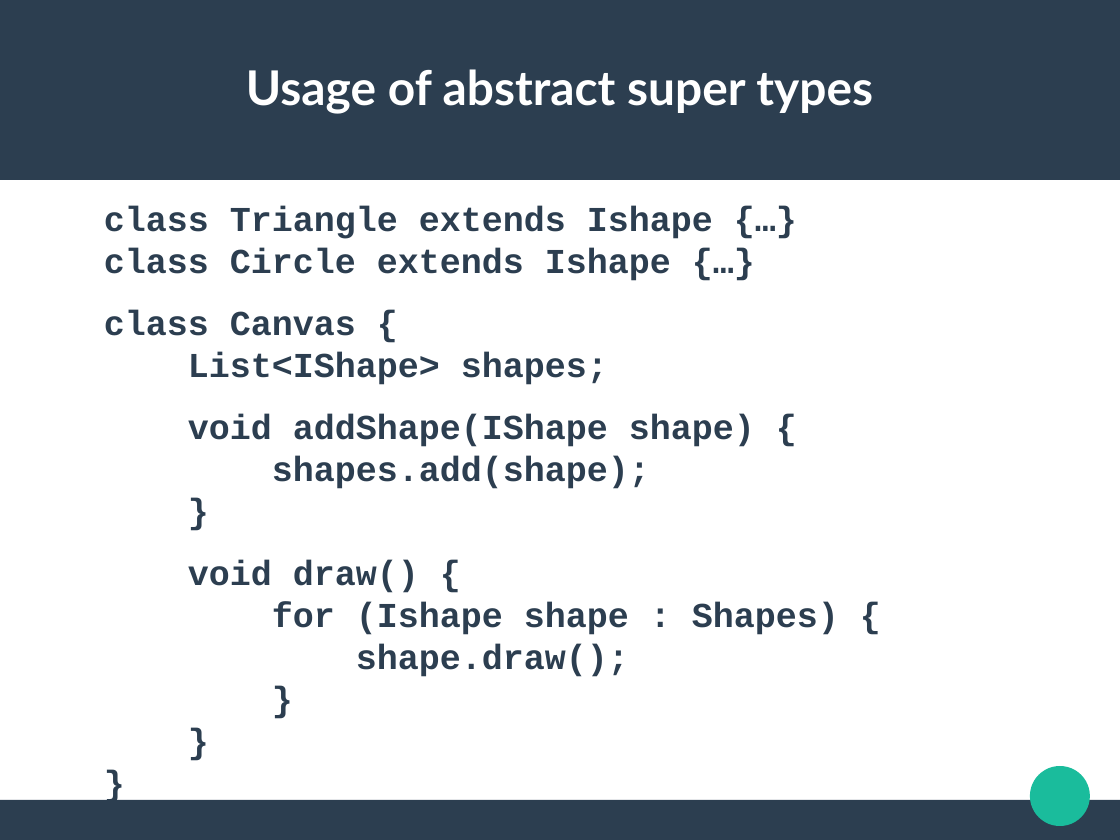
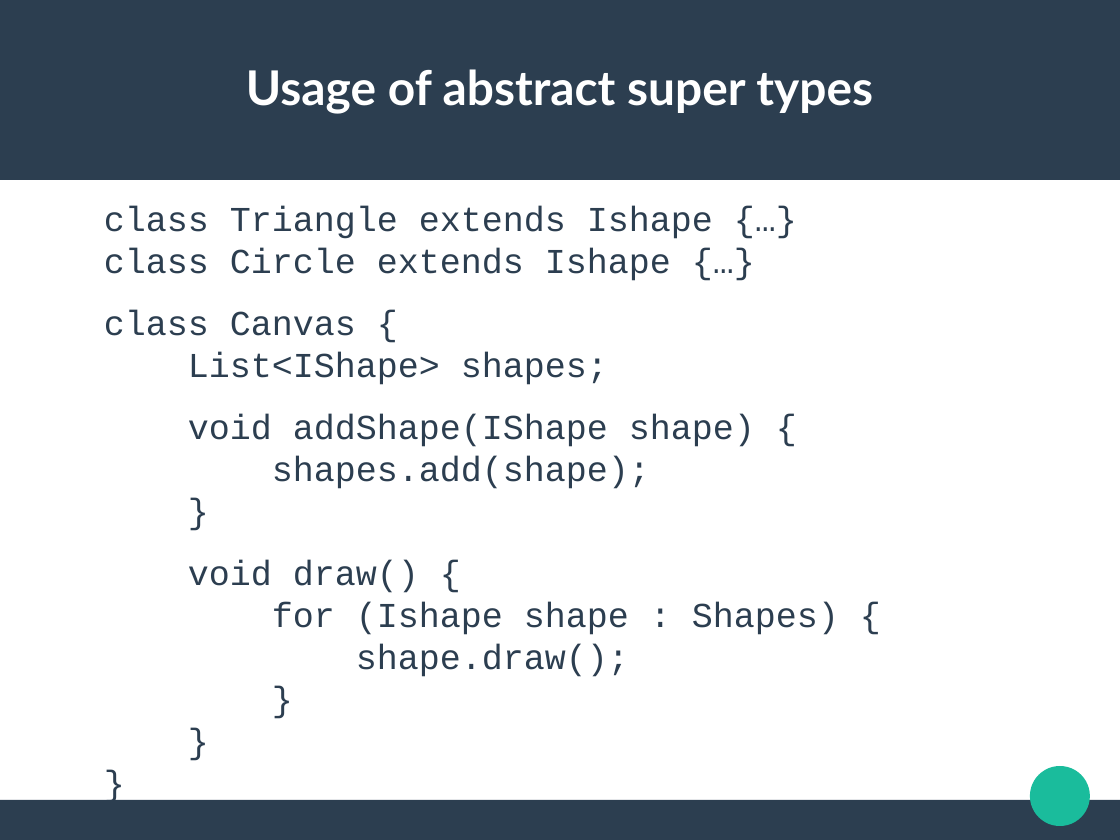
Before and after one commit to jldelarbre/lectureNotes, a slide deck: slide 24 of Slides/specialIssues/si1/ParameterizedTypes.odp (slide 20 before the commit). Drawn at 1120x840 pixels with LibreOffice and Linux fonts; fonts in the diff are those of the drawing. Boxes give left, top, right and bottom in pixels: in the first picture for what was removed or moved away, otherwise in the second. Text is boxed around its words. In the diff, an @@ line names an element or a change of style, - is before the commit and + after.

```diff
--- a/Slides/specialIssues/si1/ParameterizedTypes.odp
+++ b/Slides/specialIssues/si1/ParameterizedTypes.odp
@@ text at (104,206,839,677): bold off in "class Triangle extends Ishape {…} class Circle ...", "class Canvas { List<IShape> shapes;", "void addShape(IShape shape) { shapes.add(shape); }", "void draw() { for (Ishape shape : ..." @@
```
Also in this commit, not shown: 9 other slides changed, 5 slides added, 8 other files.
